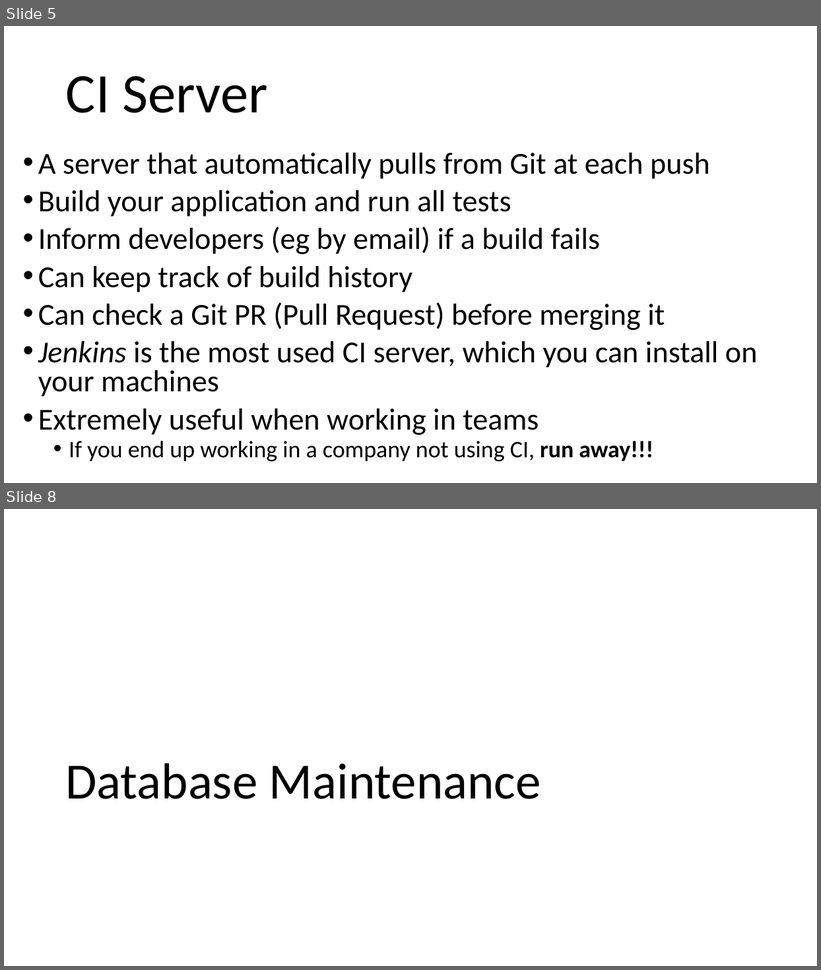
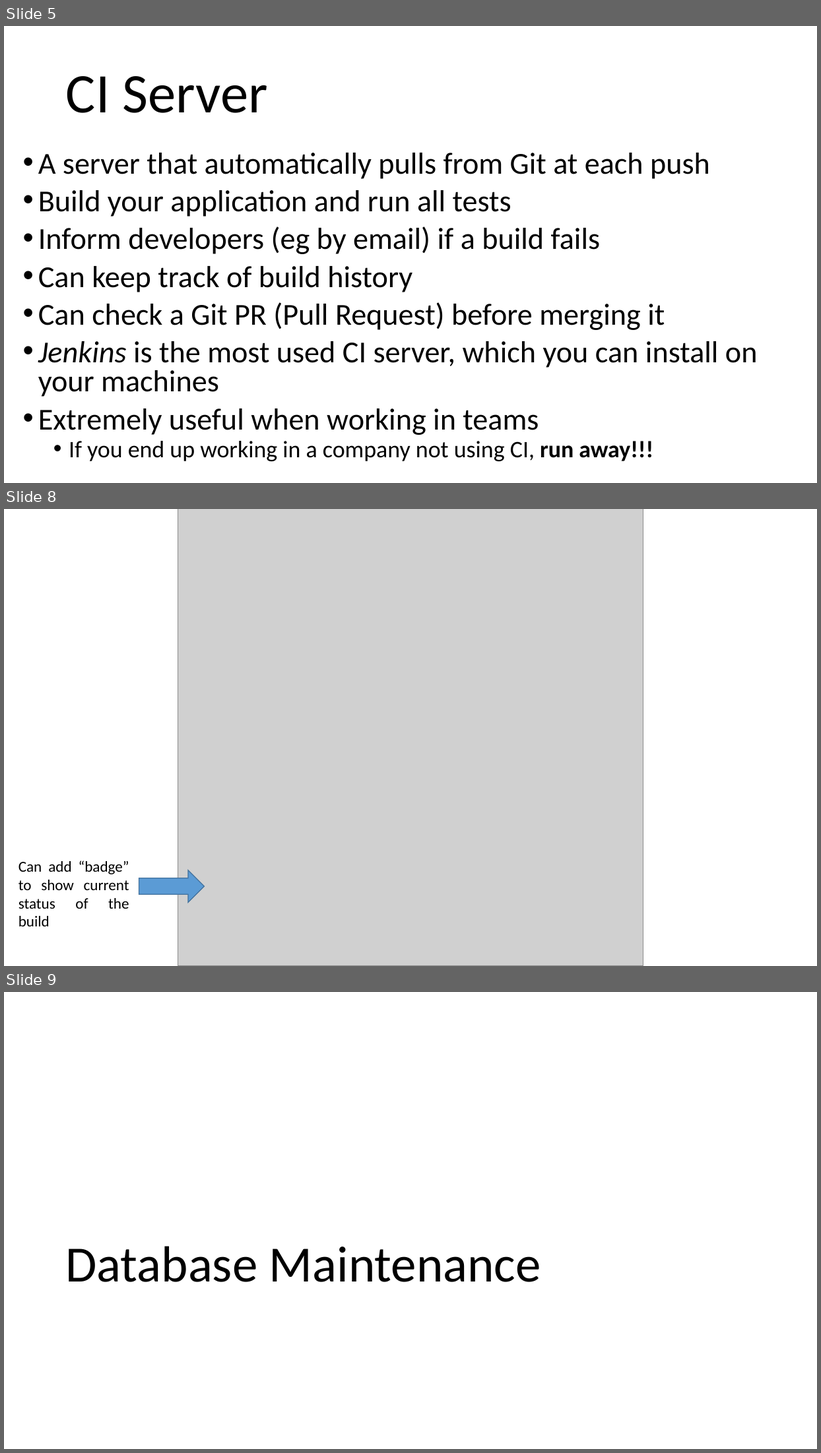
Before and after one commit to arcuri82/testing_security_development_enterprise_systems, a slide deck: doc/intro/slides/lesson_11_ci.pptx. Shown one above the other, each under a label of ours: slides 5 and 8 before the commit, slides 5, 8 and 9 after it; the slides between them are not shown. The pictures are 821x970 and 821x1453 pixels, drawn with LibreOffice and Linux fonts; fonts in the diff are those of the drawing; grey boxes stand for pictures. Boxes give left, top, right and bottom in pixels: in the first picture for what was removed or moved away, otherwise in the second. Text is boxed around its words. In the diff, an @@ line names an element or a change of style, - is before the commit and + after.

```diff
--- a/doc/intro/slides/lesson_11_ci.pptx
+++ b/doc/intro/slides/lesson_11_ci.pptx
@@ slide 8 added at (4, 509, 817, 966), background #FFFFFF @@
@@ picture added at (178, 509, 644, 966) @@
@@ text added at (19, 861, 129, 927), 18 pt, text #000000 @@
+Can add “badge” to show current status of the build
@@ right arrow added at (139, 871, 204, 903), fill #5B9BD5, outline #43739E 1 pt @@
@@ what was slide 8 is now slide 9 @@
```
Also in this commit, not shown: 1 slide changed, 1 other slide added, 1 slide removed, 1 other file.
